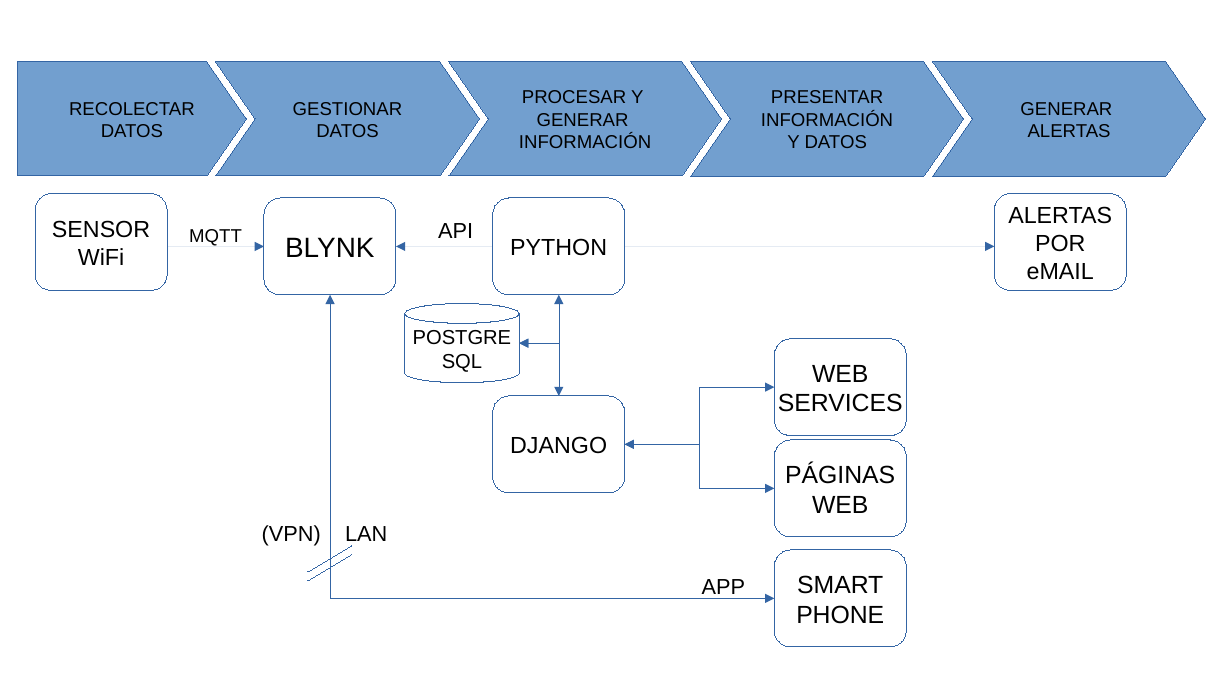
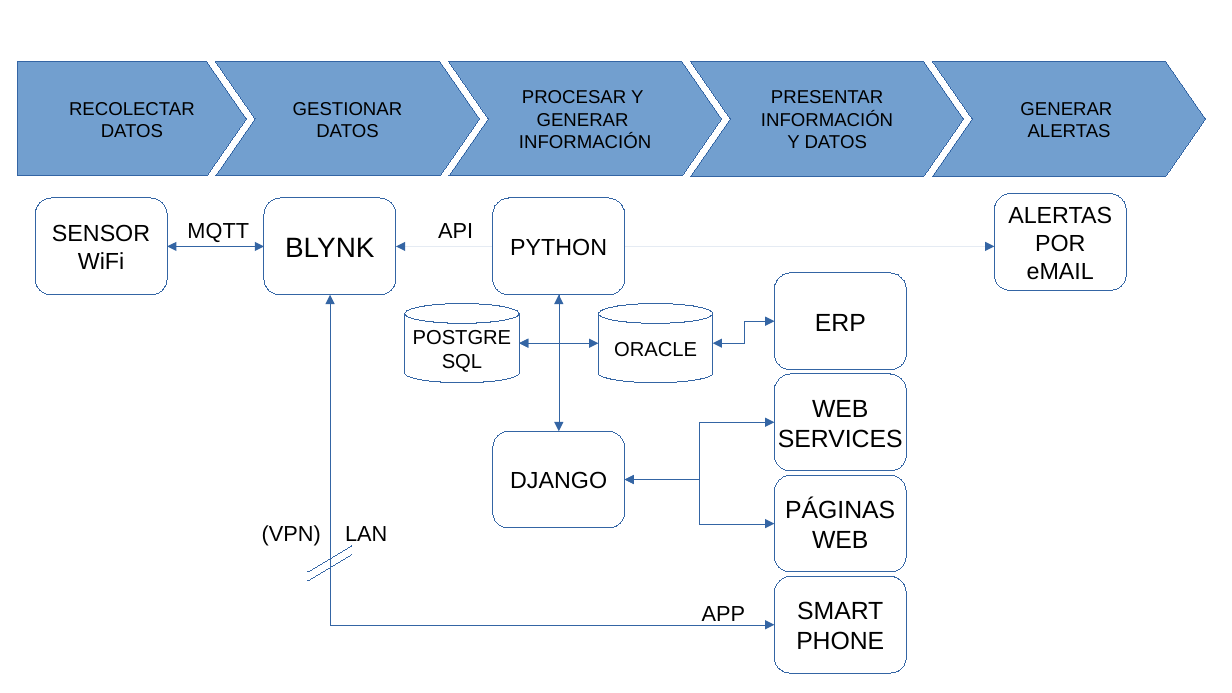
Before and after one commit to innoligentdeveloper/Plantilla-planificacion, a slide deck: slide 1 of diagrama de bloques.odp. Drawn at 1232x693 pixels with LibreOffice and Linux fonts; fonts in the diff are those of the drawing. Boxes give left, top, right and bottom in pixels: in the first picture for what was removed or moved away, otherwise in the second. Text is boxed around its words. In the diff, an @@ line names an element or a change of style, - is before the commit and + after.

```diff
--- a/diagrama de bloques.odp
+++ b/diagrama de bloques.odp
@@ rounded rectangle "SENSOR": place and size @@
-rounded rectangle "SENSOR" at <box>35,193,167,291</box>
+rounded rectangle "SENSOR" at <box>35,198,167,295</box>
@@ text "MQTT": place and size @@
-text "MQTT" at <box>168,246,265,246</box>
+text "MQTT" at <box>187,223,249,242</box>
@@ text "MQTT" at <box>187,223,249,242</box>: size 12 to 14 pt; alignment centre to left; vertical alignment middle to top; outline #3465A4 0 pt to none @@
@@ elbow double arrow added from (264, 247) to (168, 246), #3465A4 0 pt @@
@@ elbow double arrow moved from (330, 295) - (775, 598) to (330, 295) - (775, 625) @@
@@ elbow arrow added from (559, 295) to (598, 343), #3465A4 0 pt @@
@@ rounded rectangle added at <box>775,273,907,370</box>, outline #3465A4 0 pt, 16 pt, text #000000 @@
+ERP
@@ cylinder added at <box>598,304,712,383</box>, outline #3465A4 0 pt, 13 pt, text #000000 @@
+ORACLE
@@ elbow double arrow added from (713, 343) to (775, 321), #3465A4 0 pt @@
@@ elbow double arrow moved from (520, 343) - (559, 396) to (520, 343) - (559, 432) @@
@@ 3 rounded rectangles: place and size @@
-3 rounded rectangles at <box>493,339,907,538</box>
+3 rounded rectangles at <box>493,375,907,572</box>
@@ elbow double arrow moved from (625, 445) - (775, 489) to (625, 480) - (775, 423) @@
@@ elbow double arrow moved from (625, 445) - (775, 387) to (625, 480) - (775, 524) @@
@@ text "APP" rewrapped from <box>702,579,745,599</box> to <box>702,606,745,621</box> @@
@@ rounded rectangle "SMART": place and size @@
-rounded rectangle "SMART" at <box>775,550,907,647</box>
+rounded rectangle "SMART" at <box>775,577,907,674</box>
```
Also in this commit, not shown: 6 other files.
